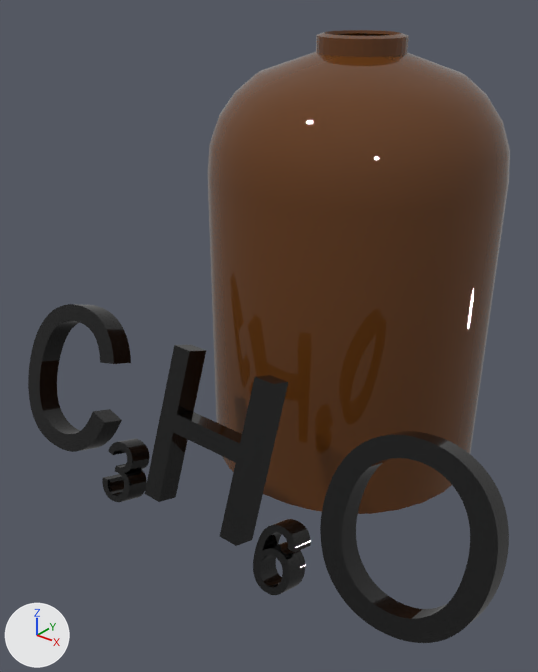
A saved change to the glTF model public/model/c3h6o.glb.
Both versions are drawn from a 50 mm camera at (0.135, -0.215, 0.165) aimed at (-0.008, -0.037, 0.055). Arrows for +X, +Y and +Z are at lower left; the lights stay in place. Vertices at the same position are counted once.

In view in the first picture: 'C3H6O'.
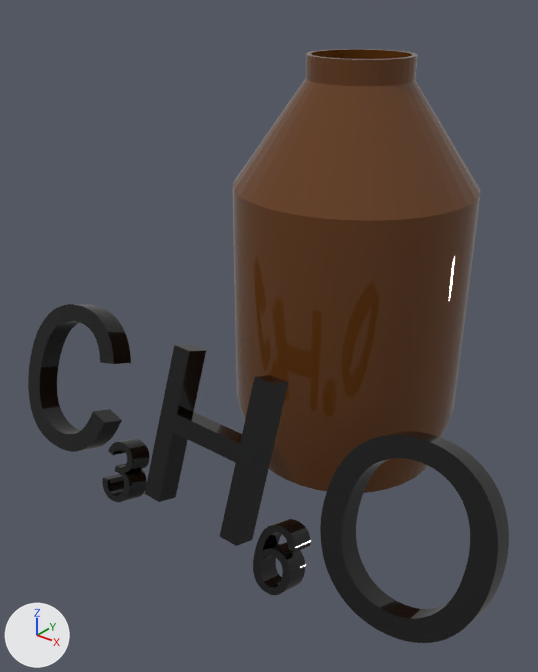
The newer file is also rescaled (x39.37) as a whole; pictures and numbers use the older file's frame.

The change, as a diff of the scene's bpy script:
```diff
--- a/public/model/c3h6o.glb.py
+++ b/public/model/c3h6o.glb.py
@@ me_c3h6o @@
 # used by ob_c3h6o; location = (0.0, 0.0, 0.0)
-me_c3h6o.from_pydata(...)  # 1836 vertices, 3656 faces; spans x -0.092..0.092, y -0.088..0.05, z 0.0..0.149
+me_c3h6o.from_pydata(...)  # 1740 vertices, 3464 faces; spans x -0.092..0.092, y -0.088..0.042, z -0.002..0.143
+# me_c3h6o part 1: the loose piece of 672 vertices spanning x -0.05..0.05, y -0.05..0.05, z 0.0..0.149 is rebuilt with 576 vertices and now spans x -0.042..0.042, y -0.042..0.042, z -0.002..0.143
 me_c3h6o.materials.append(mat_material__182)
```

Where the change shows, as pixel boxes [x1, y1, x2, y2] in the pictures (538 x 672 px):
'C3H6O', reshaped
    before: [28, 30, 510, 643]
    after: [28, 49, 509, 643]
part 1 of me_c3h6o, rebuilt (18% narrower, 8% shorter)
    before: [208, 30, 510, 514]
    after: [233, 49, 480, 493]
